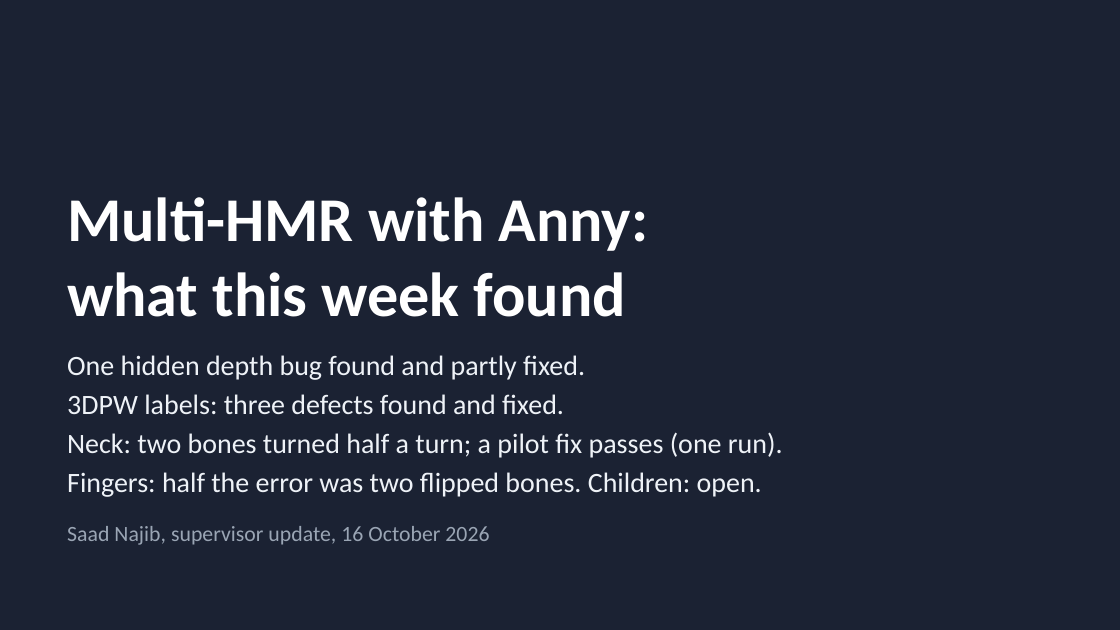
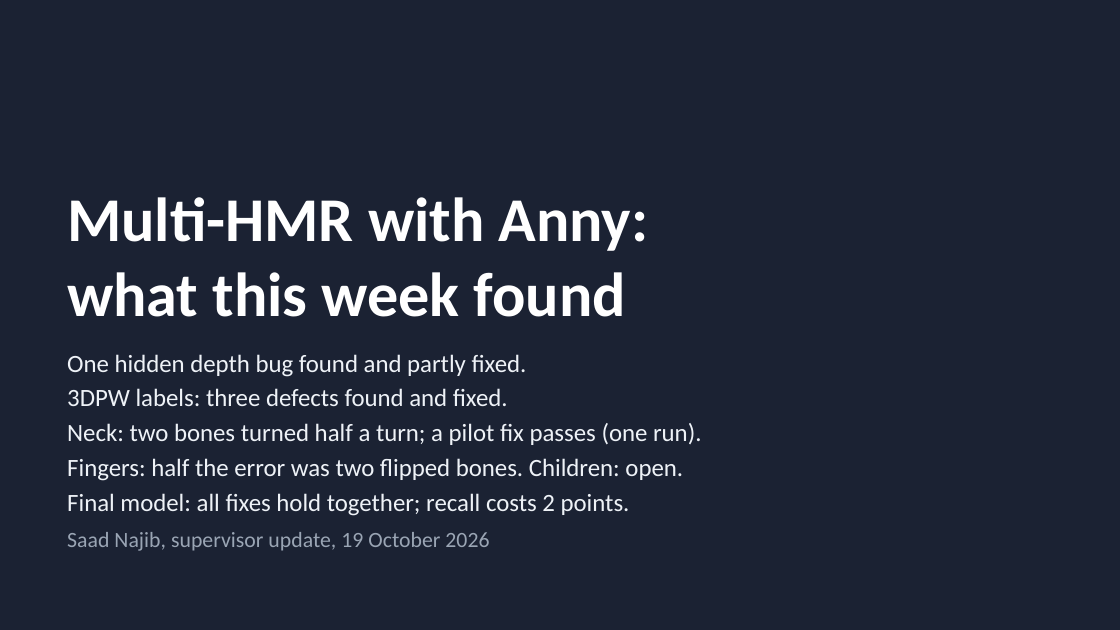
Before and after one commit to saadnajib/Multi-Person-Whole-Body-Human-Mesh-Recovery-in-a-Single-Shot-with-Annyone-dataset-and-3dpw-dataset, a slide deck: slide 1 of docs/supervisor_update_2026-10-16.pptx. Drawn at 1120x630 pixels with LibreOffice and Linux fonts; fonts in the diff are those of the drawing. Boxes give left, top, right and bottom in pixels: in the first picture for what was removed or moved away, otherwise in the second. Text is boxed around its words. In the diff, an @@ line names an element or a change of style, - is before the commit and + after.

```diff
--- a/docs/supervisor_update_2026-10-16.pptx
+++ b/docs/supervisor_update_2026-10-16.pptx
@@ text at (x1=67, y1=354, x2=701, y2=481): size 18 to 16 pt in "One hidden depth bug found and partly ...", "3DPW labels: three defects found and fixed.", "Neck: two bones turned half a turn; ...", "Fingers: half the error was two flipped ..." @@
@@ text at (x1=67, y1=493, x2=630, y2=551): text changed; size 14 to 16 pt; text colour #9AA5B4 to #EEF2F7 @@
-Saad Najib, supervisor update, 16 October 2026
+Final model: all fixes hold together; recall costs 2 points.
+Saad Najib, supervisor update, 19 October 2026
```
Also in this commit, not shown: 17 other slides changed, 1 slide added, 2 other files.
